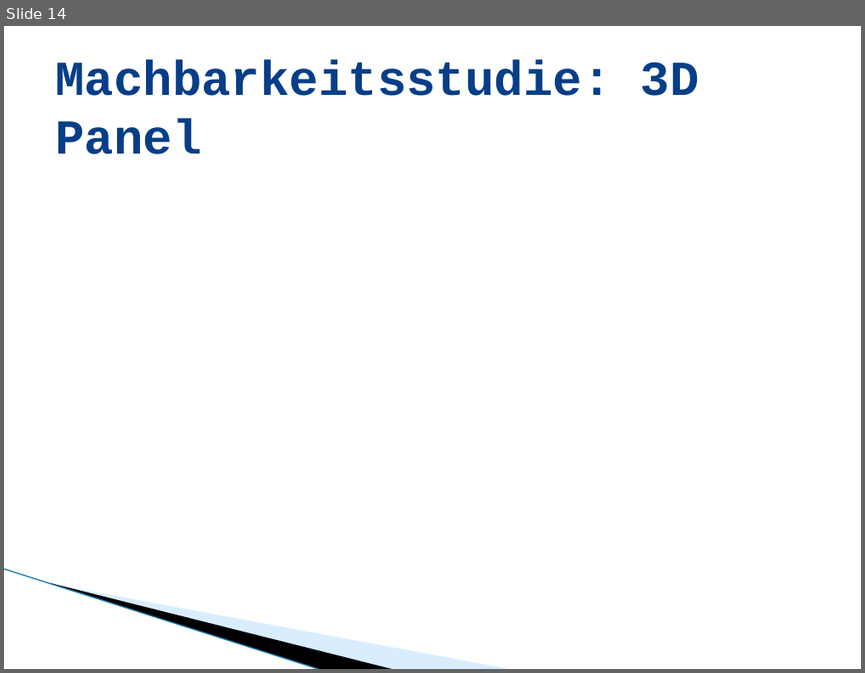
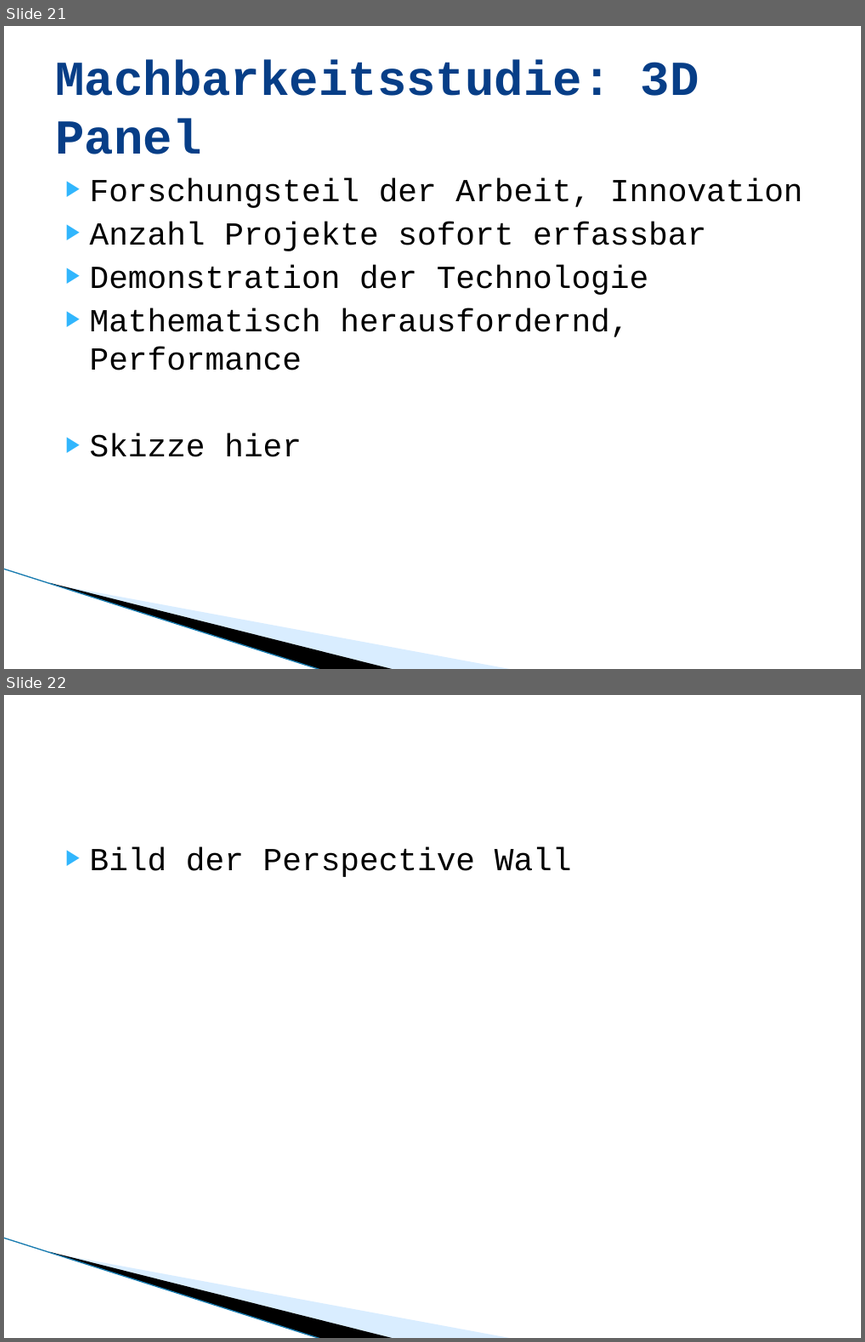
Before and after one commit to lukaselmer/student-thesis-flip, a slide deck: doc/media/flip_zuehlke_praesentation.pptx. Shown one above the other, each under a label of ours: slide 14 before the commit, slides 21 and 22 after it. The pictures are 865x673 and 865x1342 pixels, drawn with LibreOffice and Linux fonts; fonts in the diff are those of the drawing; background and template pictures are left out. Boxes give left, top, right and bottom in pixels: in the first picture for what was removed or moved away, otherwise in the second. Text is boxed around its words. In the diff, an @@ line names an element or a change of style, - is before the commit and + after.

```diff
--- a/doc/media/flip_zuehlke_praesentation.pptx
+++ b/doc/media/flip_zuehlke_praesentation.pptx
@@ slide 22 added at bbox=[4, 695, 861, 1338], background #FFFFFF; not listed: 3 template elements that a slide beside it also shows @@
@@ text added at bbox=[90, 847, 572, 877], 27 pt, text #000000 @@
+▶ Bild der Perspective Wall
@@ what was slide 14 is now slide 21 @@
@@ slide 21 changed as well @@
@@ text added at bbox=[90, 178, 803, 457], 27 pt, text #000000 @@
+▶ Forschungsteil der Arbeit, Innovation
+▶ Anzahl Projekte sofort erfassbar
+▶ Demonstration der Technologie
+▶ Mathematisch herausfordernd, Performance
+▶ Skizze hier
```
Also in this commit, not shown: 4 other slides changed, 10 other slides added, 2 slides removed.
